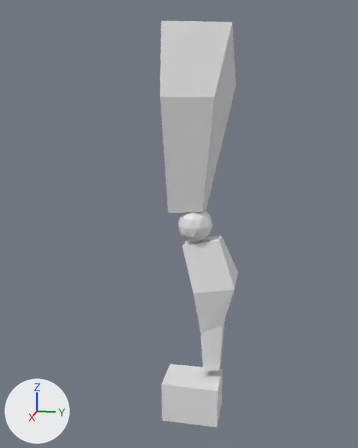
A saved change to the Blender file AdventurePlayground/MyCharacters/blockchars.blend.
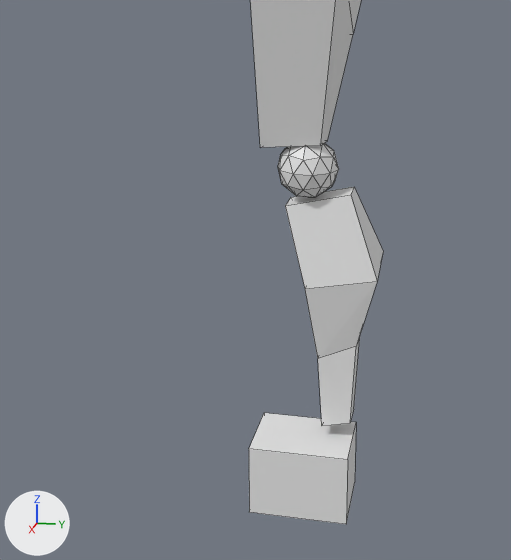
There are two pictures of each version: one whole from a 50 mm lens placed at (2.8, 0.43, 1.01), pointed at (0.21, -0.09, 0.36), one close up on the part from 6% to 87% of the width and 29% to 100% of the height. Arrows for +X, +Y and +Z are at lower left; the lights stay in place. The close-ups show mesh edges as thin lines.

The older version as bpy lines, for what is in view:
```python
me_cube_001 = bpy.data.meshes.new('Cube.001')
me_cube_001.from_pydata(...)  # 16 vertices, 14 faces; spans x -0.91..0.47, y -0.49..1.16, z -1.04..0.98
me_cube_002 = bpy.data.meshes.new('Cube.002')
me_cube_002.from_pydata(...)  # a box spanning x -1.0..1.0, y -1.0..1.0, z -1.0..1.0
me_icosphere = bpy.data.meshes.new('Icosphere')
me_icosphere.from_pydata(...)  # an icosphere of 80 faces spanning x -0.95..0.95, y -1.0..1.0, z -1.0..1.0
ob_cube_001 = bpy.data.objects.new('Cube.001', me_cube_001)
ob_cube_001.location = (0.212, 0.074, -0.123)
ob_cube_001.rotation_euler = (0.163, 0.0, 0.0)  # degrees (9.3, 0, 0)
ob_cube_001.scale = (0.158, 0.158, -0.382)
ob_cube_002 = bpy.data.objects.new('Cube.002', me_cube_002)
ob_cube_002.location = (0.245, 0.0, -0.654)
ob_cube_002.scale = (-0.115, -0.159, -0.115)
ob_icosphere = bpy.data.objects.new('Icosphere', me_icosphere)
ob_icosphere.location = (0.204, 0.0, 0.359)
ob_icosphere.scale = (0.096, 0.096, 0.096)
# also in view: 'Cube' at (0.22, 0.02, 0.9)
```
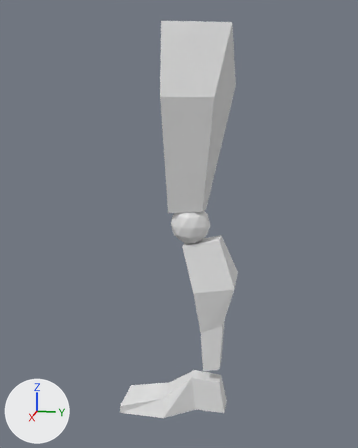
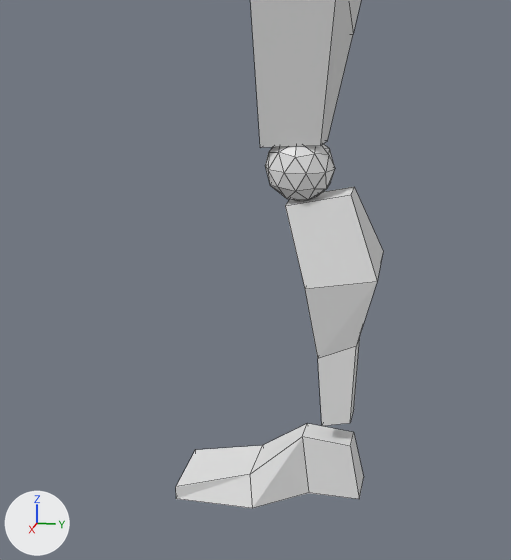
Location of each change, (x1, y1, x2, y2) in pixels of the close-ups (511 x 560 px):
'Cube.002', reshaped (74% wider, 23% shorter): before (249, 413, 356, 524); after (176, 423, 363, 508)
'Icosphere', moved, rescaled: before (278, 143, 339, 197); after (265, 144, 335, 201)

Patch to the scene script:
```diff
--- a/AdventurePlayground/MyCharacters/blockchars.blend.py
+++ b/AdventurePlayground/MyCharacters/blockchars.blend.py
@@ me_cube_002 @@
 # used by ob_cube_002; location = (0.245, 0.0, -0.654); scale = (-0.115, -0.159, -0.115)
-me_cube_002.from_pydata(...)  # 8 vertices, 6 faces; spans x -1.0..1.0, y -1.0..1.0, z -1.0..1.0
+me_cube_002.from_pydata(...)  # 16 vertices, 14 faces; spans x -0.96..1.0, y -1.19..2.57, z -0.93..0.89
+# me_cube_002 part 1: the whole mesh is rebuilt
@@ ob_icosphere @@
 ob_icosphere = bpy.data.objects.new('Icosphere', me_icosphere)
-ob_icosphere.location = (0.204, 0.0, 0.359)
-ob_icosphere.scale = (0.096, 0.096, 0.096)
+ob_icosphere.location = (0.204, -0.026, 0.359)
+ob_icosphere.scale = (0.0852, 0.11, 0.11)
```
